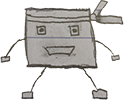
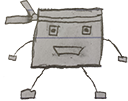
Revision of a layered 128px x 101px image; what changed, layer by layer:
painted on "Layer 1" over box(0, 0, 128, 100)
